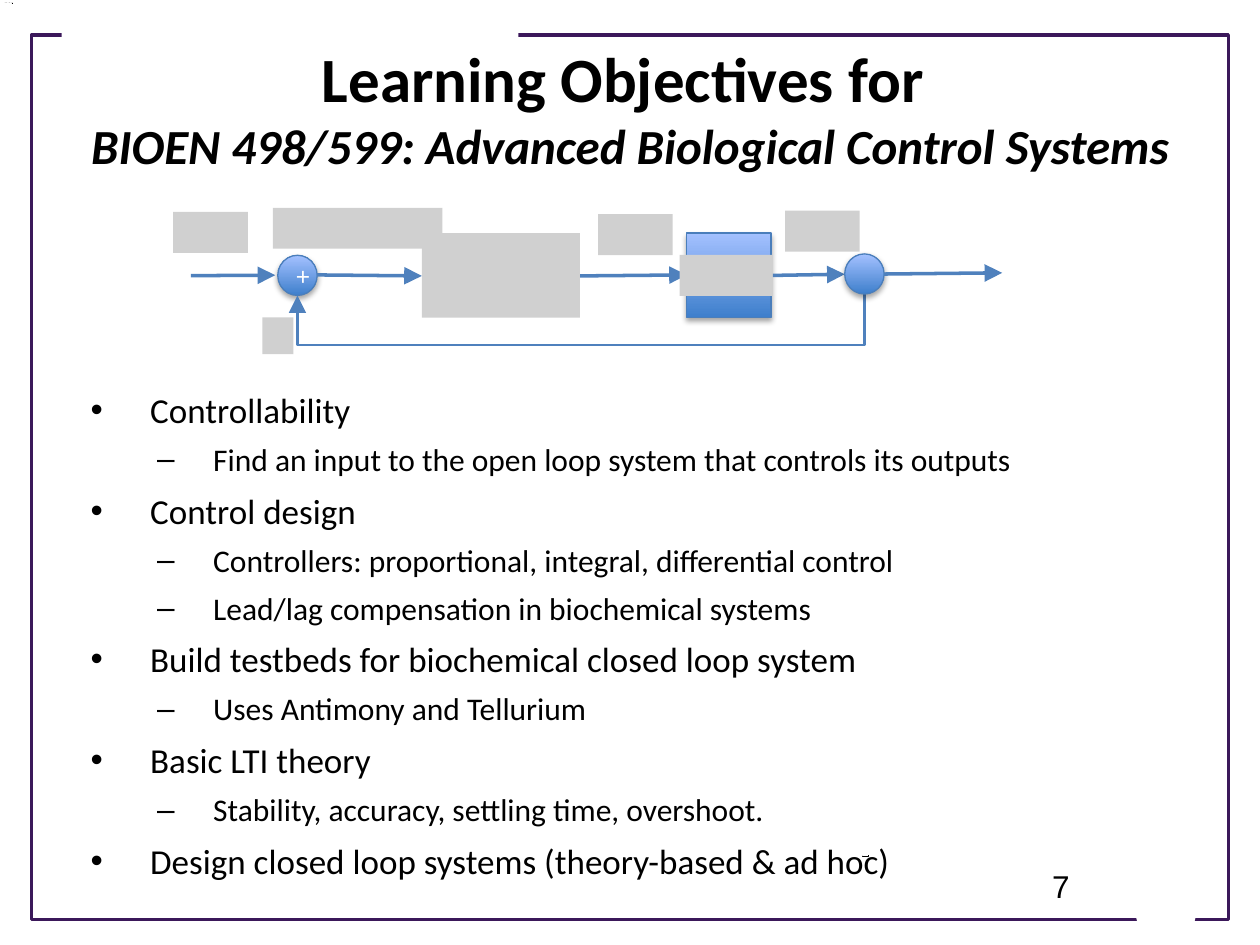
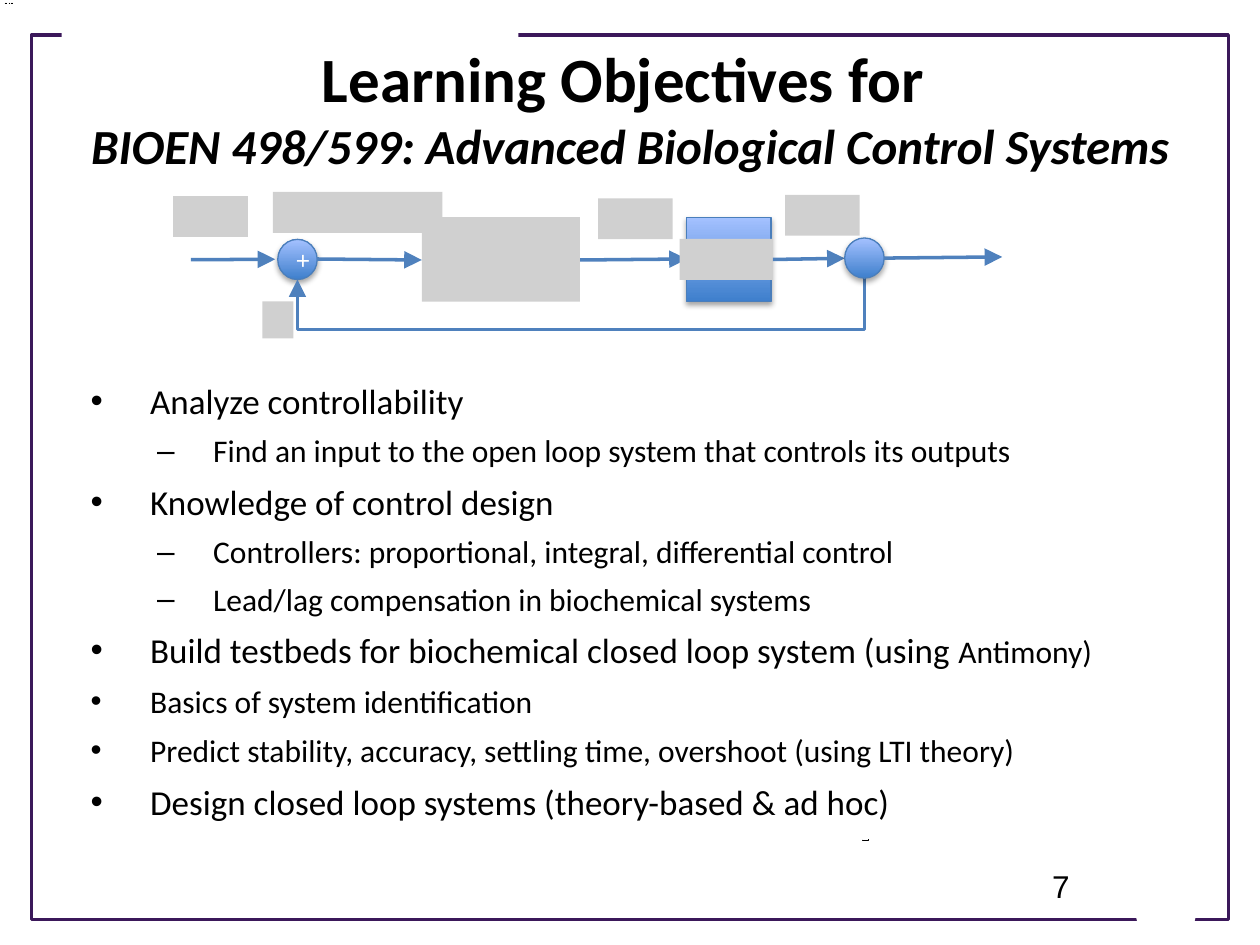
Before and after one commit to joseph-hellerstein/advanced-controls-lectures, a slide deck: slide 7 of Control-Theory-Course-Teaser.pptx. Drawn at 1260x945 pixels with LibreOffice and Linux fonts; fonts in the diff are those of the drawing; grey boxes stand for pictures; background and template pictures are left out. Boxes give left, top, right and bottom in pixels: in the first picture for what was removed or moved away, otherwise in the second. Text is boxed around its words. In the diff, an @@ line names an element or a change of style, - is before the commit and + after.

```diff
--- a/Control-Theory-Course-Teaser.pptx
+++ b/Control-Theory-Course-Teaser.pptx
@@ 7 pictures, 5 arrows, 2 ellipses, 1 elbow arrow, 1 rectangle: place and size @@
-7 pictures, 5 arrows, 2 ellipses, 1 elbow arrow, 1 rectangle at (173,208,1002,354)
+7 pictures, 5 arrows, 2 ellipses, 1 elbow arrow, 1 rectangle at (173,192,1002,338)
@@ text "Analyze controllability": place and size @@
-text "Analyze controllability" at (150,398,893,880)
+text "Analyze controllability" at (150,389,1092,821)
@@ text at (150,389,464,420): text changed @@
-• Controllability
+• Analyze controllability
@@ text at (150,490,553,521): text changed @@
-• Control design
+• Knowledge of control design
@@ text at (150,637,1092,768): text changed @@
-• Build testbeds for biochemical closed loop system
-  – Uses Antimony and Tellurium
-• Basic LTI theory
-  – Stability, accuracy, settling time, overshoot.
+• Build testbeds for biochemical closed loop system (using Antimony)
+• Basics of system identification
+• Predict stability, accuracy, settling time, overshoot (using LTI theory)
```
Also in this commit, not shown: 1 other slide changed.
